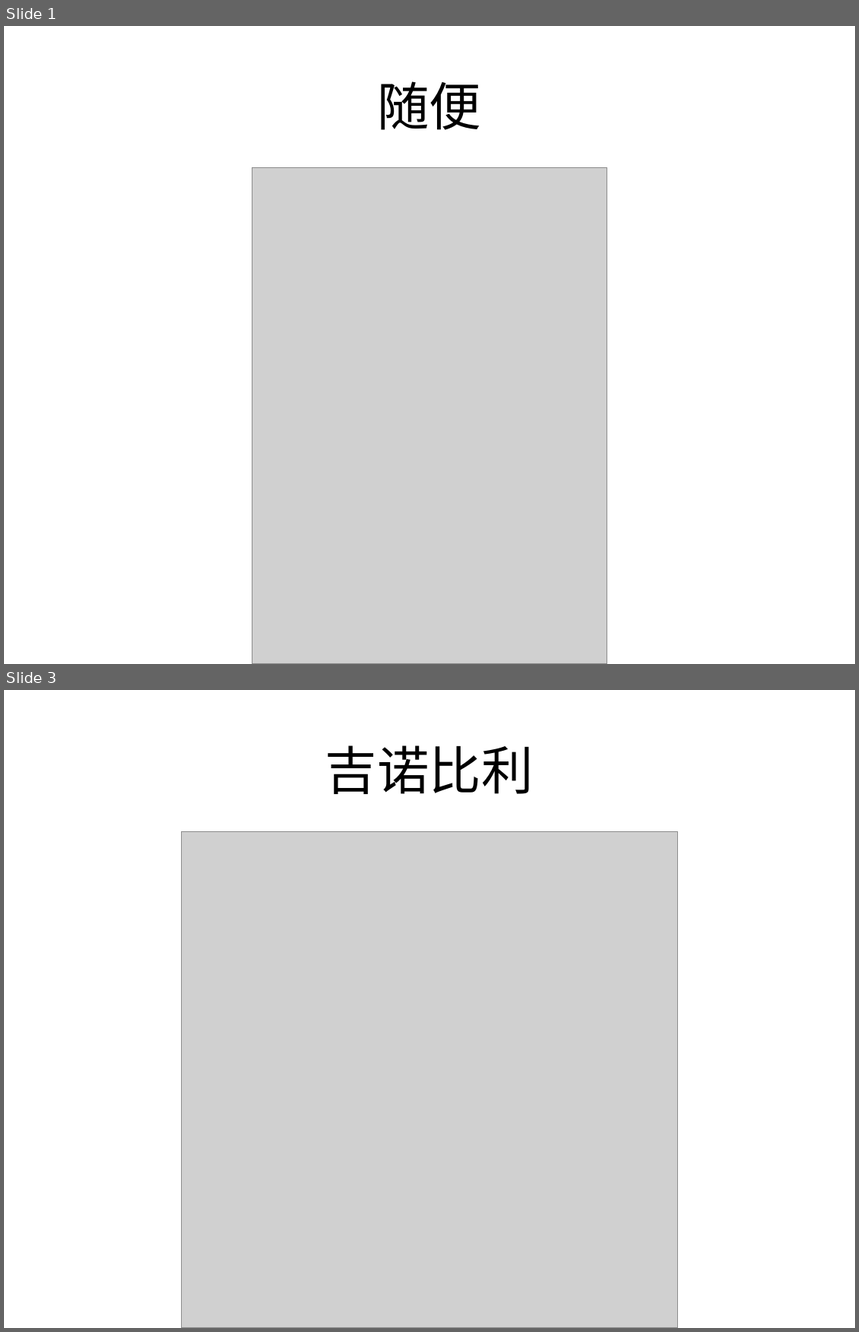
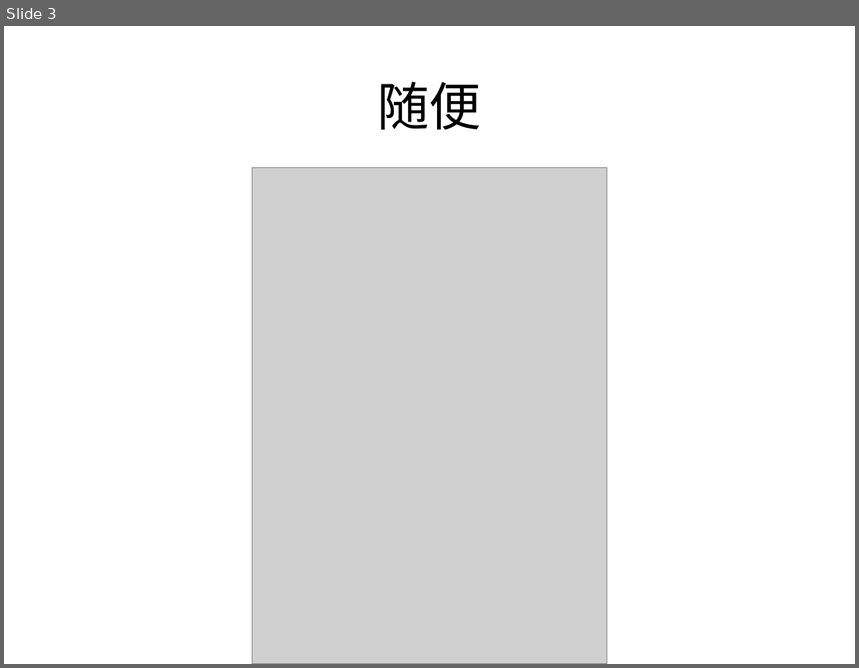
Before and after one commit to kc-train/img-to-pdf-service, a slide deck: public/uploads/ppt/pptx/563b0f8d6e955216c7000007.pptx. Shown one above the other, each under a label of ours: slides 1 and 3 before the commit, slide 3 after it; the slides between them are not shown. The pictures are 859x1332 and 859x668 pixels, drawn with LibreOffice and Linux fonts; fonts in the diff are those of the drawing; grey boxes stand for pictures. Boxes give left, top, right and bottom in pixels: in the first picture for what was removed or moved away, otherwise in the second. Text is boxed around its words. In the diff, an @@ line names an element or a change of style, - is before the commit and + after.

```diff
--- a/public/uploads/ppt/pptx/563b0f8d6e955216c7000007.pptx
+++ b/public/uploads/ppt/pptx/563b0f8d6e955216c7000007.pptx
@@ slide 3 removed at [4, 690, 855, 1328], background #FFFFFF @@
@@ title removed at [325, 745, 534, 794] @@
-吉诺比利
@@ picture removed at [181, 832, 677, 1328] @@
@@ what was slide 1 is now slide 3 @@
```
Also in this commit, not shown: 2 slides added, 5 other slides removed, 7 other files.
